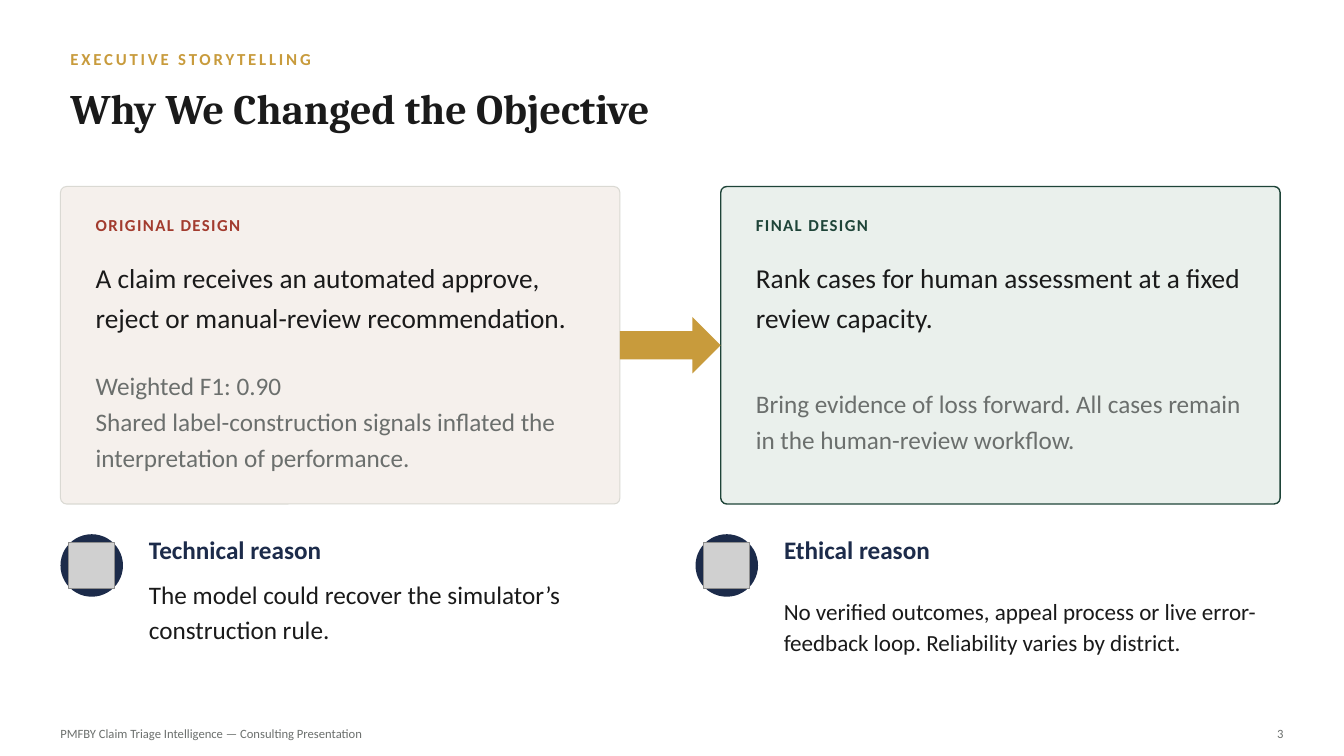
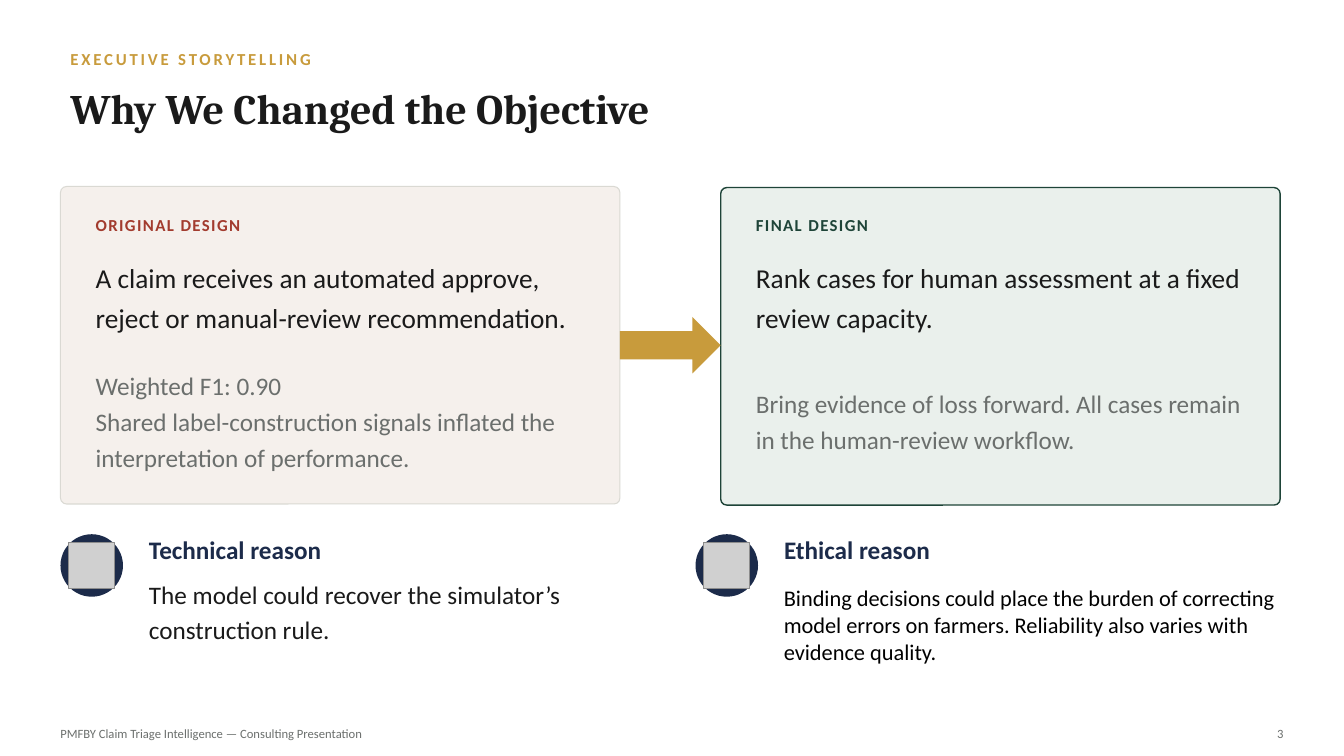
Before and after one commit to Navneet19-boop/PMFBY_BDA, a slide deck: slide 3 of presentations/C2_BDA_PPT.pptx. Drawn at 1344x756 pixels with LibreOffice and Linux fonts; fonts in the diff are those of the drawing; grey boxes stand for pictures. Boxes give left, top, right and bottom in pixels: in the first picture for what was removed or moved away, otherwise in the second. Text is boxed around its words. In the diff, an @@ line names an element or a change of style, - is before the commit and + after.

```diff
--- a/presentations/C2_BDA_PPT.pptx
+++ b/presentations/C2_BDA_PPT.pptx
@@ text at <box>784,590,1275,664</box>: text changed; size 16.5 to 16 pt; text colour #1A1A1A to #000000 @@
-No verified outcomes, appeal process or live error-feedback loop. Reliability varies by district.
+Binding decisions could place the burden of correcting model errors on farmers. Reliability also varies with evidence quality.
```
Also in this commit, not shown: 4 other slides changed.
